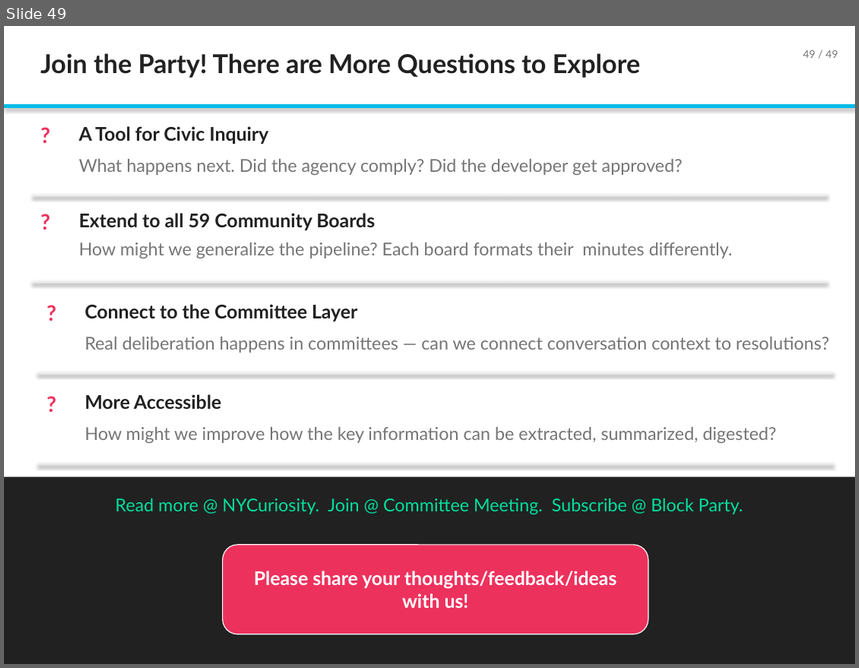
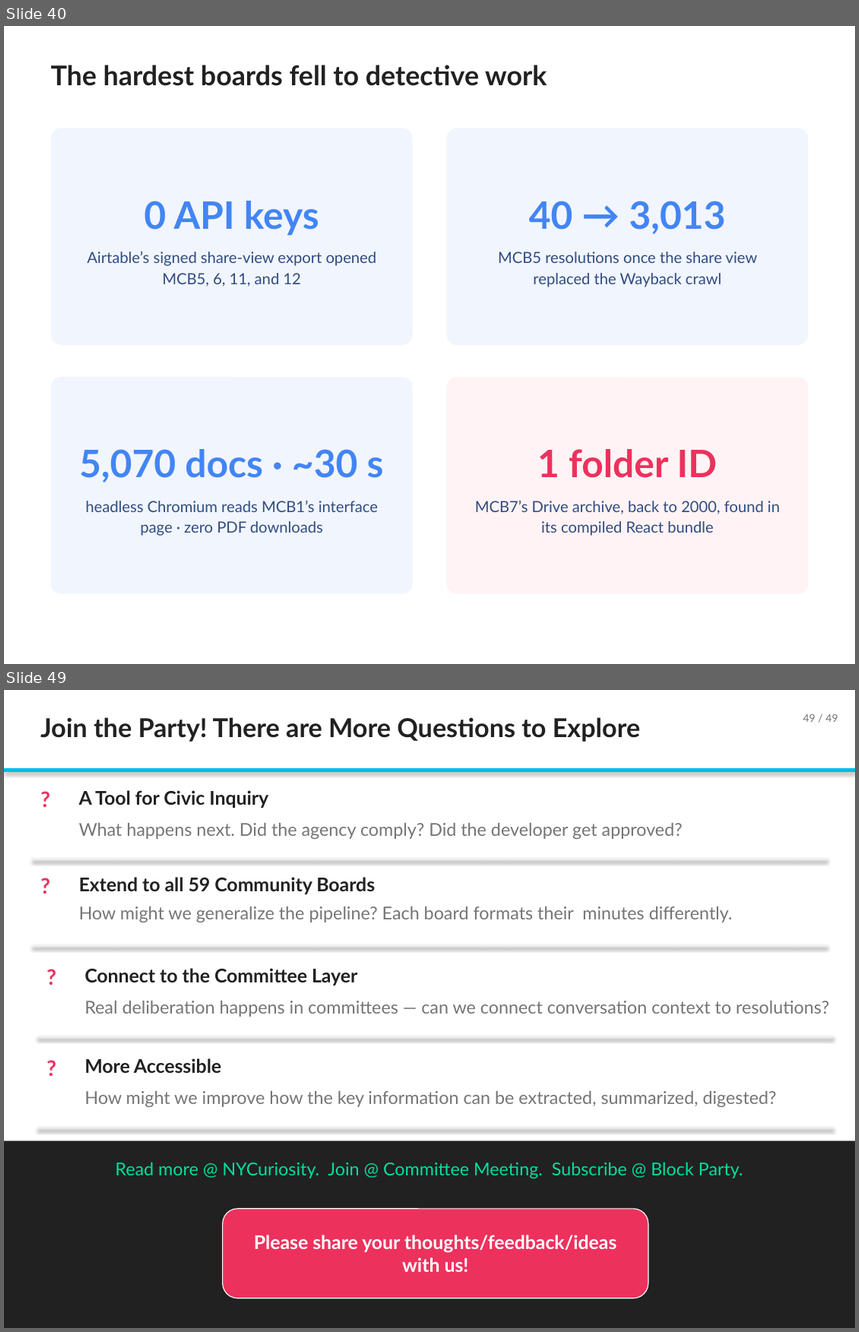
Before and after one commit to TalR24/nycur-data-website, a slide deck: cb-resolutions/block_party_july2026/Building_an_AI_Knowledge_Base_for_NYC_Community_Boards_July2026.pptx. Shown one above the other, each under a label of ours: slide 49 before the commit, slides 40 and 49 after it; the slides between them are not shown. The pictures are 859x668 and 859x1332 pixels, drawn with LibreOffice and Linux fonts; fonts in the diff are those of the drawing. Boxes give left, top, right and bottom in pixels: in the first picture for what was removed or moved away, otherwise in the second. Text is boxed around its words. In the diff, an @@ line names an element or a change of style, - is before the commit and + after.

```diff
--- a/cb-resolutions/block_party_july2026/Building_an_AI_Knowledge_Base_for_NYC_Community_Boards_July2026.pptx
+++ b/cb-resolutions/block_party_july2026/Building_an_AI_Knowledge_Base_for_NYC_Community_Boards_July2026.pptx
@@ slide 40 added at box(4, 26, 855, 664), background #FFFFFF @@
@@ text added at box(51, 65, 547, 86), 23 pt, text #212121, bold @@
+The hardest boards fell to detective work
@@ rounded rectangle added at box(51, 128, 413, 345), fill #F1F5FE, 13 pt, text #304D80 @@
+0 API keys
+Airtable’s signed share-view export opened MCB5, 6, 11, and 12
@@ rounded rectangle added at box(446, 128, 808, 345), fill #F1F5FE, 13 pt, text #304D80 @@
+40 → 3,013
+MCB5 resolutions once the share view replaced the Wayback crawl
@@ rounded rectangle added at box(51, 376, 413, 594), fill #F1F5FE, 13 pt, text #304D80 @@
+5,070 docs · ~30 s
+headless Chromium reads MCB1’s interface page · zero PDF downloads
@@ rounded rectangle added at box(446, 376, 808, 594), fill #FFF3F5, 13 pt, text #304D80 @@
+1 folder ID
+MCB7’s Drive archive, back to 2000, found in its compiled React bundle
```
Also in this commit, not shown: 11 other slides added, 12 slides removed.
